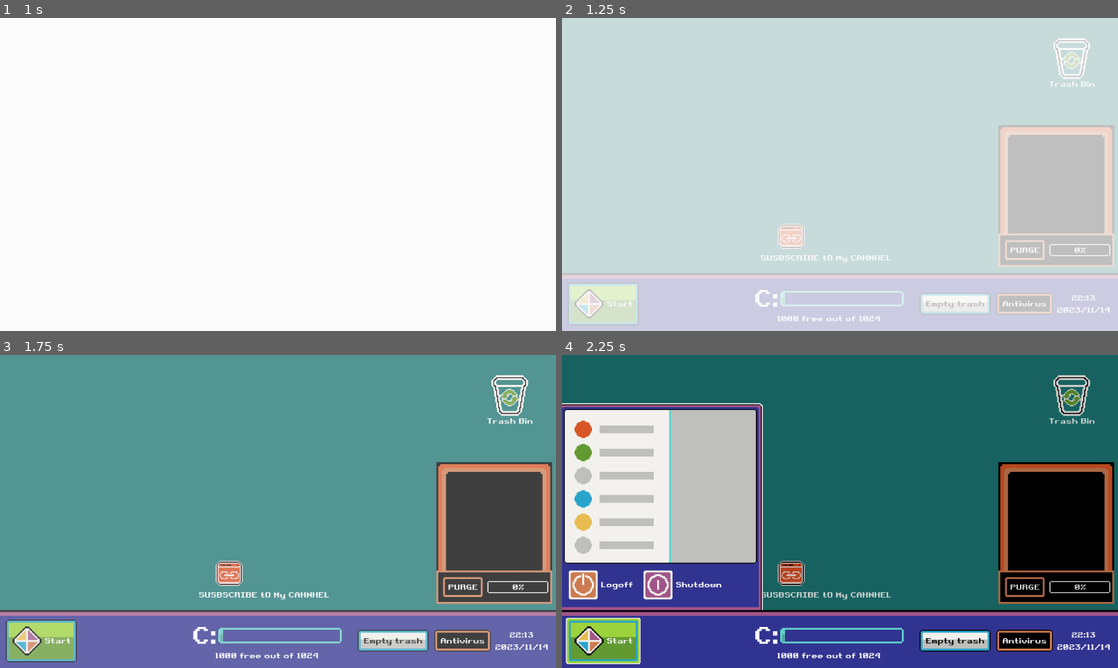
Above: before the commit, frames 1-4 (two rows, left to right).
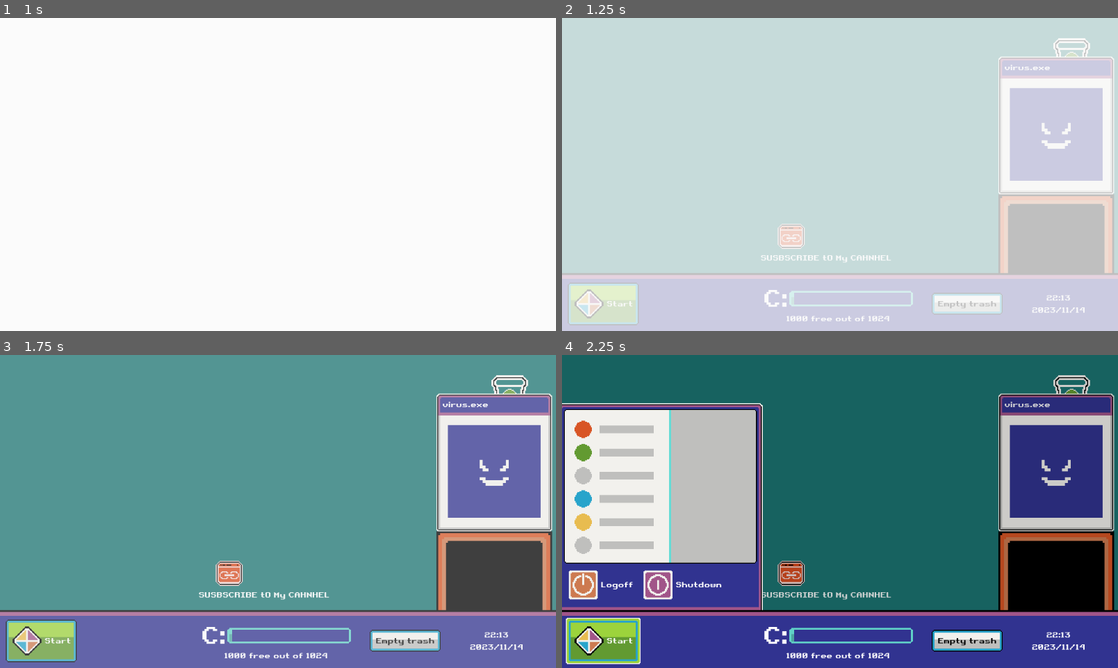
Above: after the commit, the same moments.

Repository: VileOar/ludum-dare-54
Game: Godot game, scene res://scenes/main.tscn
The game is run twice, just before and just after one commit, with the same random seed, the same clock (stepped at 60 frames per second) and the same inputs. This scene is started directly instead of the project's main scene. Sound files missing from this copy of the repository are replaced by a short silence.
Inputs (mouse positions are in pixels of both pictures, inside the frame that each line leads up to):
- Up to frame 1 (1 s): click (461, 302) at 0.5 s, where only the run before the commit has a clickable "Antivirus"
- Up to frame 2 (1.25 s): no input
- Up to frame 3 (1.75 s): click "Start" at 1.25 s
- Up to frame 4 (2.25 s): click "Start" at 2 s

Frame 1 is identical in both runs. In frame 2, 9.0% of the frame differs, in the area x 34-100%, y 12-97%; in frame 3, 13%; in frame 4, 13%.

Commit message:
[WIP] virus anim

Diff:
--- a/scenes/desktop.tscn
+++ b/scenes/desktop.tscn
@@ -78,7 +78,6 @@
 metadata/_edit_lock_ = true
 
 [node name="Antivirus" parent="." instance=ExtResource("10_lpn00")]
-visible = false
 offset_left = 448.0
 offset_top = 32.0
 offset_right = 448.0
--- a/scenes/ui/antivirus.tscn
+++ b/scenes/ui/antivirus.tscn
@@ -1,10 +1,11 @@
-[gd_scene load_steps=7 format=3 uid="uid://cjykajyw8e0wu"]
+[gd_scene load_steps=8 format=3 uid="uid://cjykajyw8e0wu"]
 
 [ext_resource type="Script" path="res://scripts/ui/antivirus.gd" id="1_spha5"]
 [ext_resource type="AudioStream" uid="uid://npj6bvslhyiu" path="res://assets/audio/sounds/hover click4.wav" id="2_jcl17"]
 [ext_resource type="PackedScene" uid="uid://c1srnuj4hxkt1" path="res://scenes/ui/antivirus_slot.tscn" id="2_jkvhn"]
 [ext_resource type="AudioStream" uid="uid://d2hyj1vdys72u" path="res://assets/audio/sounds/Click.wav" id="2_k3q13"]
 [ext_resource type="AudioStream" uid="uid://ckutu8ct3dp1p" path="res://assets/audio/sounds/purged magic.wav" id="3_c65l6"]
+[ext_resource type="Texture2D" uid="uid://c0bonum1s7cwo" path="res://assets/gfx/virus_face.png" id="5_ixnmx"]
 
 [sub_resource type="RectangleShape2D" id="RectangleShape2D_ija6y"]
 size = Vector2(176, 176)
@@ -49,6 +50,35 @@
 grow_vertical = 2
 mouse_filter = 2
 theme_override_constants/separation = 0
+
+[node name="VirusWindow" type="VBoxContainer" parent="VBoxContainer"]
+layout_mode = 2
+theme_override_constants/separation = 0
+
+[node name="TitlePanel" type="PanelContainer" parent="VBoxContainer/VirusWindow"]
+layout_mode = 2
+theme_type_variation = &"TitlePanel"
+
+[node name="Label" type="Label" parent="VBoxContainer/VirusWindow/TitlePanel"]
+layout_mode = 2
+text = "virus.exe"
+
+[node name="WindowPanel" type="PanelContainer" parent="VBoxContainer/VirusWindow"]
+custom_minimum_size = Vector2(240, 240)
+layout_mode = 2
+theme_type_variation = &"WindowPanel"
+
+[node name="CenterContainer" type="CenterContainer" parent="VBoxContainer/VirusWindow/WindowPanel"]
+layout_mode = 2
+
+[node name="Control" type="Control" parent="VBoxContainer/VirusWindow/WindowPanel/CenterContainer"]
+layout_mode = 2
+
+[node name="Sprite2D" type="Sprite2D" parent="VBoxContainer/VirusWindow/WindowPanel/CenterContainer/Control"]
+scale = Vector2(6, 6)
+texture = ExtResource("5_ixnmx")
+hframes = 8
+vframes = 4
 
 [node name="PanelContainer2" type="PanelContainer" parent="VBoxContainer"]
 custom_minimum_size = Vector2(240, 224)
--- a/scenes/ui/toolbar.tscn
+++ b/scenes/ui/toolbar.tscn
@@ -149,12 +149,6 @@
 size_flags_vertical = 4
 text = "Empty trash"
 
-[node name="AntiVButton" type="Button" parent="VBoxContainer/PanelContainer/HBoxContainer/HBoxContainer"]
-layout_mode = 2
-size_flags_vertical = 4
-theme_type_variation = &"AntivirusButton"
-text = "Antivirus"
-
 [node name="VBoxContainer" type="VBoxContainer" parent="VBoxContainer/PanelContainer/HBoxContainer/HBoxContainer"]
 layout_mode = 2
 size_flags_horizontal = 3
@@ -179,5 +173,3 @@
 [connection signal="pressed" from="VBoxContainer/PanelContainer/HBoxContainer/MarginContainer/StartButton" to="." method="_on_start_button_pressed"]
 [connection signal="mouse_entered" from="VBoxContainer/PanelContainer/HBoxContainer/HBoxContainer/EmptyButton" to="." method="_on_mouse_enter_play_hover_sfx"]
 [connection signal="pressed" from="VBoxContainer/PanelContainer/HBoxContainer/HBoxContainer/EmptyButton" to="." method="_on_empty_button_pressed"]
-[connection signal="mouse_entered" from="VBoxContainer/PanelContainer/HBoxContainer/HBoxContainer/AntiVButton" to="." method="_on_mouse_enter_play_hover_sfx"]
-[connection signal="pressed" from="VBoxContainer/PanelContainer/HBoxContainer/HBoxContainer/AntiVButton" to="." method="_on_anti_v_button_pressed"]
--- a/scripts/autoloads/signal_manager.gd
+++ b/scripts/autoloads/signal_manager.gd
@@ -1,7 +1,5 @@
 extends Node
 
-
-signal toggle_antivirus
 
 ## called when mouse stops holding files
 signal release_files(files)
--- a/scripts/ui/antivirus.gd
+++ b/scripts/ui/antivirus.gd
@@ -12,13 +12,7 @@
 
 var _mouse_hovered := false
 
-var _active := false:
-	set(val):
-		_active = val
-		if val:
-			show()
-		else:
-			hide()
+var _active := false
 
 ## a position way out of screen, where files are sent when they are in quarantine, so I don't have
 ## to bother with deleting and recreating them if they pop out of quarantine
@@ -34,7 +28,6 @@
 
 
 func _ready():
-	SignalManager.toggle_antivirus.connect(_on_toggle_antivirus)
 	SignalManager.release_files.connect(_on_release_files)
 	_max_quarantine_size = _quarantine_grid.get_child_count()
 	_active = true
@@ -114,10 +107,6 @@
 			_drop_in_quarantine(file)
 
 
-func _on_toggle_antivirus():
-	_active = not _active
-
-
 func _on_mouse_enter_play_hover_sfx():
 	_hover_sfx.play()
 
--- a/scripts/ui/toolbar.gd
+++ b/scripts/ui/toolbar.gd
@@ -43,10 +43,6 @@
 	_play_click_sfx()
 	SignalManager.empty_trash.emit()
 
-func _on_anti_v_button_pressed():
-	_play_click_sfx()
-	SignalManager.toggle_antivirus.emit()
-
 func _on_start_button_pressed():
 	_play_click_sfx()
 	if get_tree().paused:
